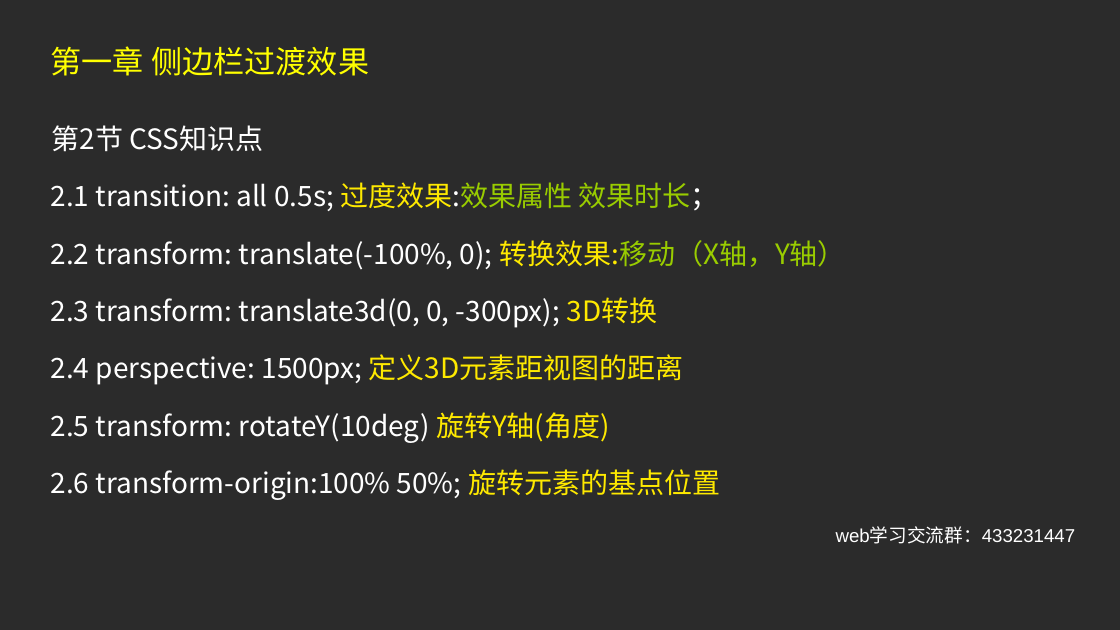
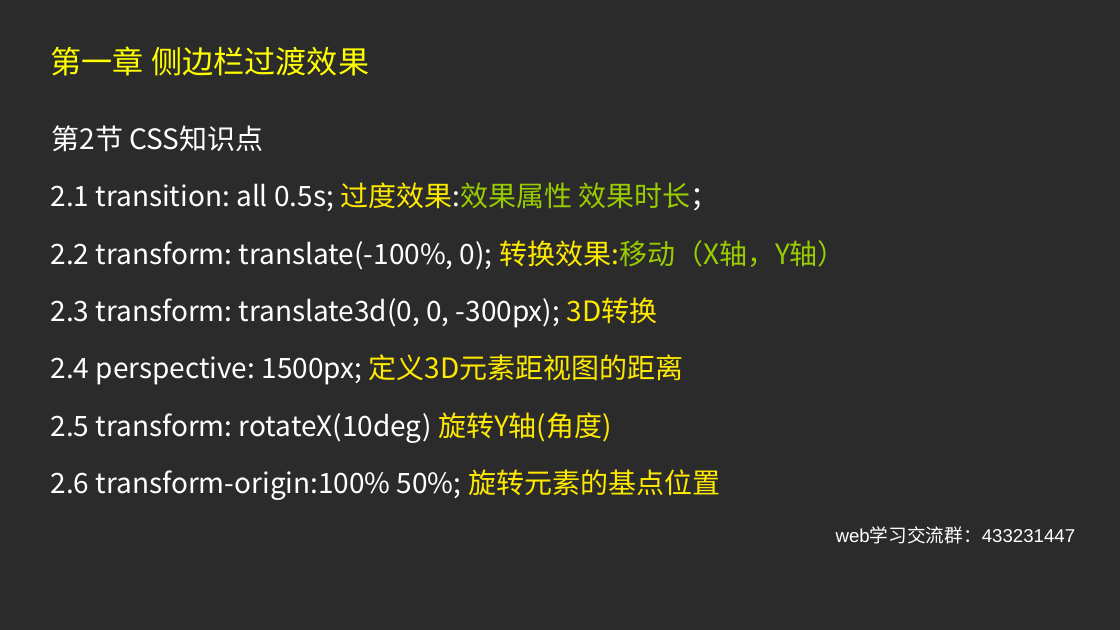
Before and after one commit to XiaoMuCOOL/HTML5, a slide deck: slide 4 of 03.侧边栏过渡效果/侧边栏过渡效果.ppt. Drawn at 1120x630 pixels with LibreOffice and Linux fonts; fonts in the diff are those of the drawing; background and template pictures are left out; a plain dark background stands for a picture behind light text. Boxes give left, top, right and bottom in pixels: in the first picture for what was removed or moved away, otherwise in the second. Text is boxed around its words. In the diff, an @@ line names an element or a change of style, - is before the commit and + after.

```diff
--- a/03.侧边栏过渡效果/侧边栏过渡效果.ppt
+++ b/03.侧边栏过渡效果/侧边栏过渡效果.ppt
@@ text at [51, 412, 612, 443]: text changed @@
-2.5 transform: rotateY(10deg) 旋转Y轴(角度)
+2.5 transform: rotateX(10deg) 旋转Y轴(角度)
```
Also in this commit, not shown: 6 other files.
